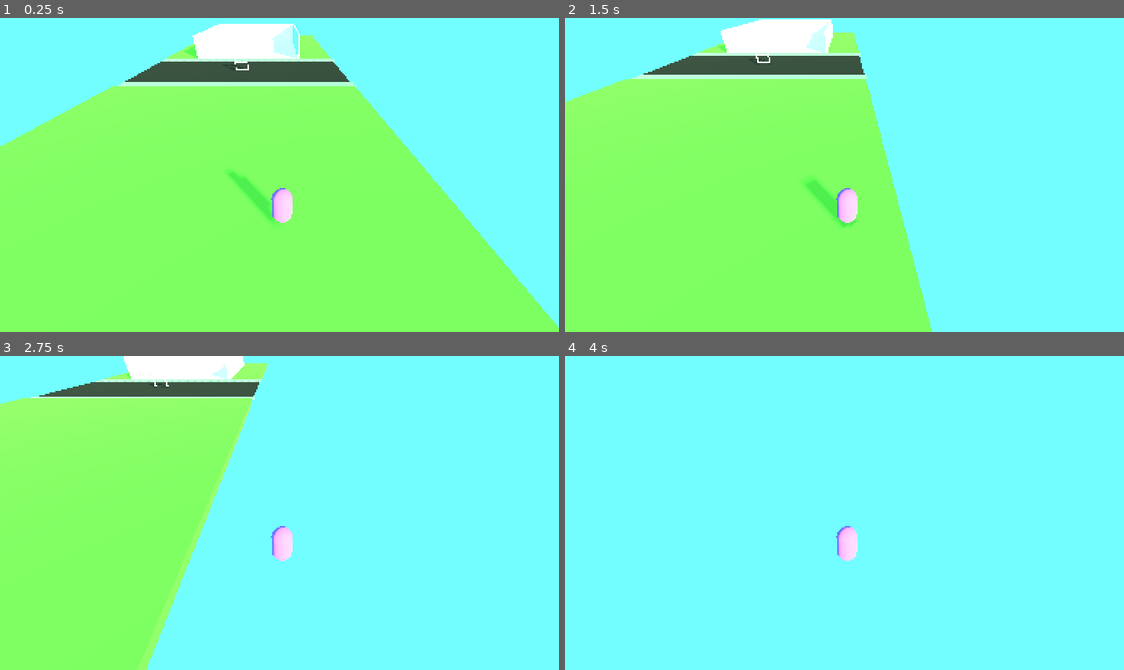
Above: before the commit, frames 1-4 (two rows, left to right).
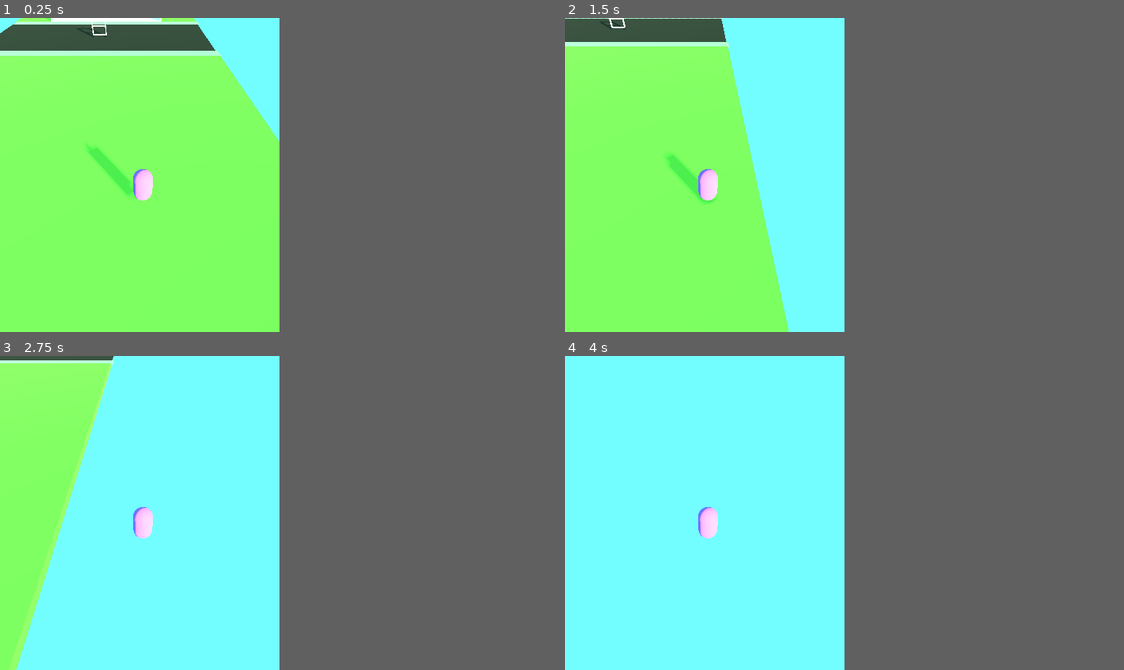
Above: after the commit, the same moments.

Repository: Shenanigans-and-also-tomfoolery/Soup-Stealer
Game: Godot game, scene res://level scenes/testWorld.tscn
Two runs of this game, one before a commit and one after it. Both use one fixed random seed, a clock stepped at 60 frames per second and the inputs below. The project has no main scene, so this scene is started directly.
Inputs:
- Up to frame 1 (0.25 s): no input
- Up to frame 2 (1.5 s): tap Enter (ui_accept) at 0.5, 0.77 s; hold D (right) 0.53-1.28 s; hold Shift (sprint) 0.53-1.28 s; hold S (down) from 1.28 s (still down); tap Shift (sprint) at 1.35 s
- Up to frame 3 (2.75 s): tap Enter (ui_accept) at 1.52 s; release S (down) at 2.03 s; hold D (right) from 2.03 s (still down); hold Shift (sprint) from 2.03 s (still down)
- Up to frame 4 (4 s): release D (right) at 2.78 s; release Shift (sprint) at 2.78 s; hold W (up) 2.78-3.53 s; tap Shift (sprint) at 2.85 s; tap Enter (ui_accept) at 3.02, 3.77 s; hold A (left) from 3.53 s (still down); hold Shift (sprint) from 3.53 s (still down)
The window is 768x432 before the commit and 384x432 after it. Grey fills any space a smaller window leaves; there, only what the larger window draws over its background counts as a difference.

The runs differ from the first frame. In frame 1, 41% of the frame differs, in the area x 0-100%, y 0-100%; in frame 2, 31%; in frame 3, 28%; in frame 4, 0.7%.

Commit message:
camera fix
why is it asking again

Diff:
--- a/project.godot
+++ b/project.godot
@@ -17,7 +17,7 @@
 [display]
 
 window/size/viewport_width=384
-window/size/viewport_height=216
+window/size/viewport_height=432
 window/size/mode=2
 window/stretch/mode="viewport"
 window/stretch/aspect="expand"
--- a/scenes for objects/player.tscn
+++ b/scenes for objects/player.tscn
@@ -25,4 +25,4 @@
 [node name="Its 1 from the numberjacks!!!!" type="Node3D" parent="."]
 
 [node name="Camera3D" type="Camera3D" parent="."]
-transform = Transform3D(1, 0, 0, 0, 0.753781, 0.657125, 0, -0.657125, 0.753781, -0.122995, 7.67368, 6.506)
+transform = Transform3D(1, 0, 0, 0, 0.654517, 0.756048, 0, -0.756048, 0.654517, -0.166022, 8.32791, 6.506)
